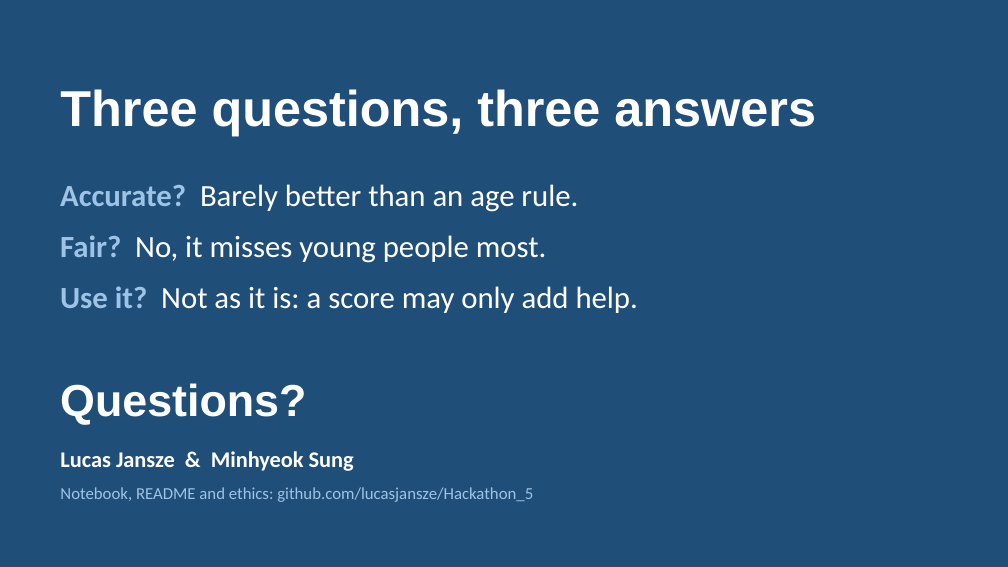
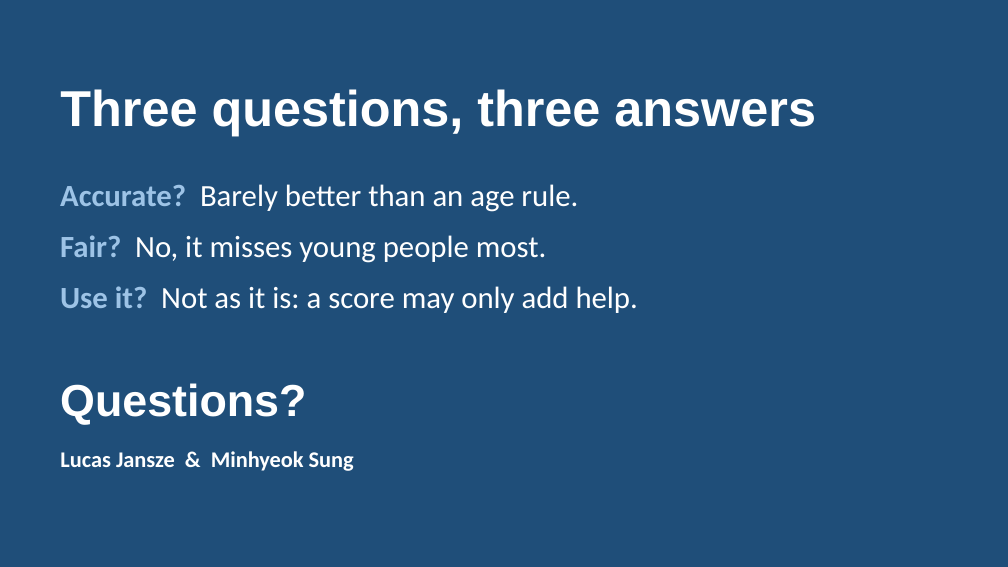
Before and after one commit to lucasjansze/Hackathon_5, a slide deck: slide 11 of presentation/Who_needs_early_help.pptx. Drawn at 1008x567 pixels with LibreOffice and Linux fonts; fonts in the diff are those of the drawing. Boxes give left, top, right and bottom in pixels: in the first picture for what was removed or moved away, otherwise in the second. Text is boxed around its words. In the diff, an @@ line names an element or a change of style, - is before the commit and + after.

```diff
--- a/presentation/Who_needs_early_help.pptx
+++ b/presentation/Who_needs_early_help.pptx
@@ text removed at box(60, 487, 533, 502) @@
-Notebook, README and ethics: github.com/lucasjansze/Hackathon_5
```
Also in this commit, not shown: 9 other slides changed, 1 other file.
